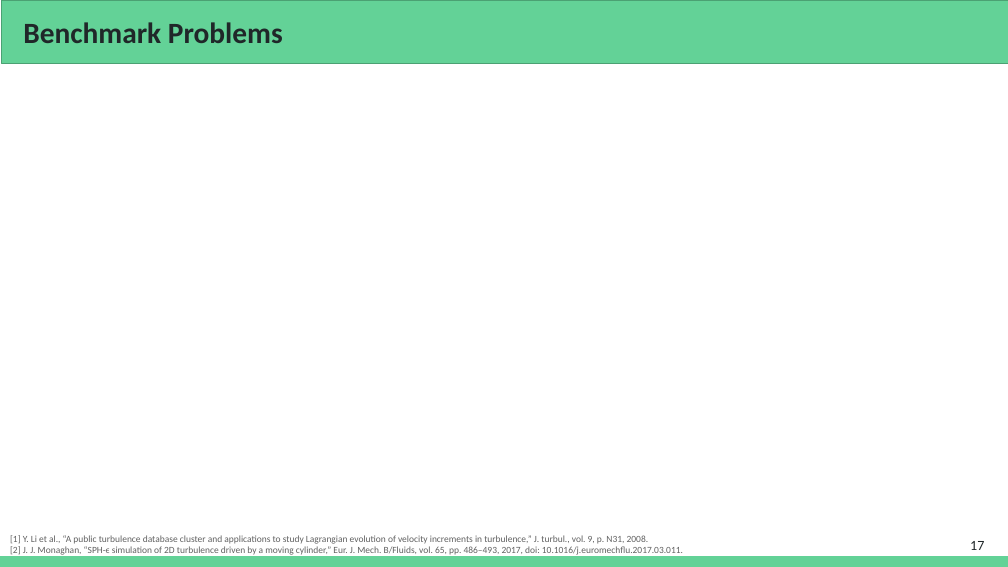
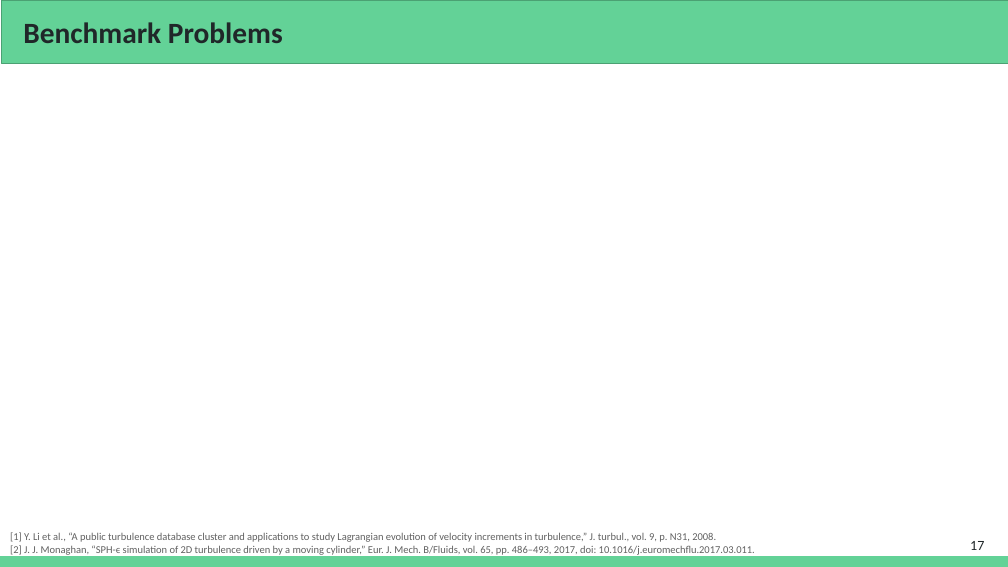
Before and after one commit to Prajwal-Prathiksh/ddp-thesis, a slide deck: slide 17 of report/DDP Stage I - 2022.pptx. Drawn at 1008x567 pixels with LibreOffice and Linux fonts; fonts in the diff are those of the drawing; grey boxes stand for pictures. Boxes give left, top, right and bottom in pixels: in the first picture for what was removed or moved away, otherwise in the second. Text is boxed around its words. In the diff, an @@ line names an element or a change of style, - is before the commit and + after.

Commit message:
Update ppt

```diff
--- a/report/DDP Stage I - 2022.pptx
+++ b/report/DDP Stage I - 2022.pptx
@@ text "[1] Y. Li et al., ..." at box(10, 532, 755, 555): size 9 to 10 pt @@
```
Also in this commit, not shown: 2 other slides changed, 2 slides added, 5 slides removed.
